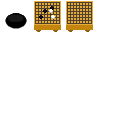
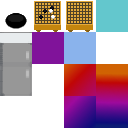
The second w=128, h=128 image is a revision of the first. Changes to its layers:
added layer "Pasted Layer" above "GoBan empty" over [64,96,96,128]
painted on "GoBan empty" over [0,0,128,128]
